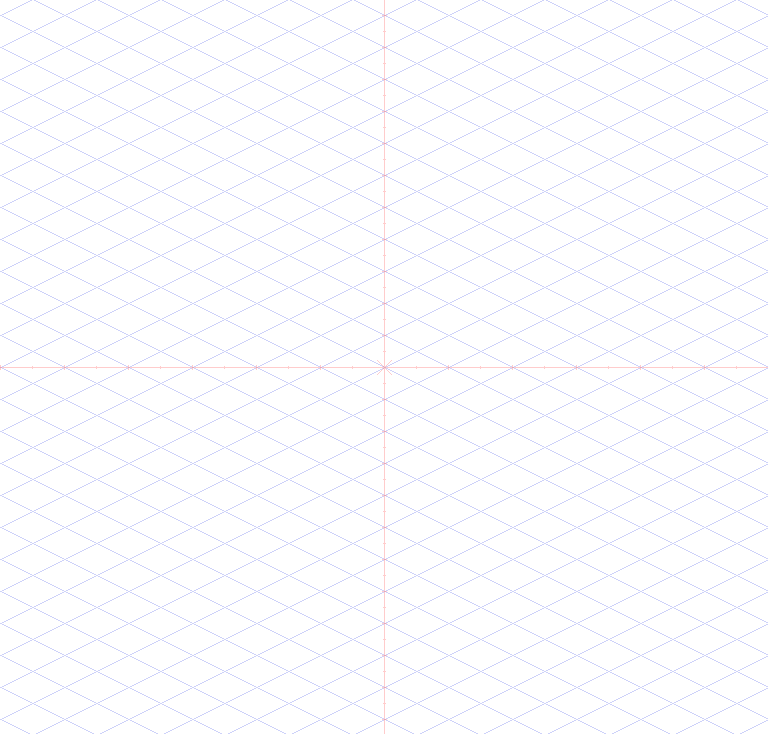
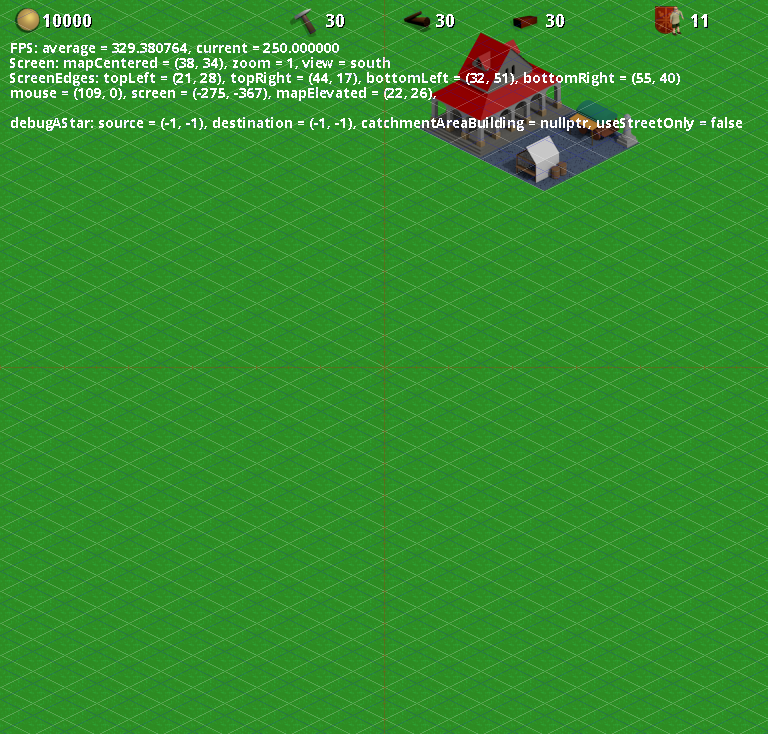
Layers edited between the first and the second (768, 734) image:
added layer "Grid (elevation=1)" (20%) above "Grid (elevation=0)" over [0,0,768,734]
renamed "Grid" to "Grid (elevation=0)", painted on it over [0,0,768,734]
showed "Screenshot" over [0,0,768,734]
